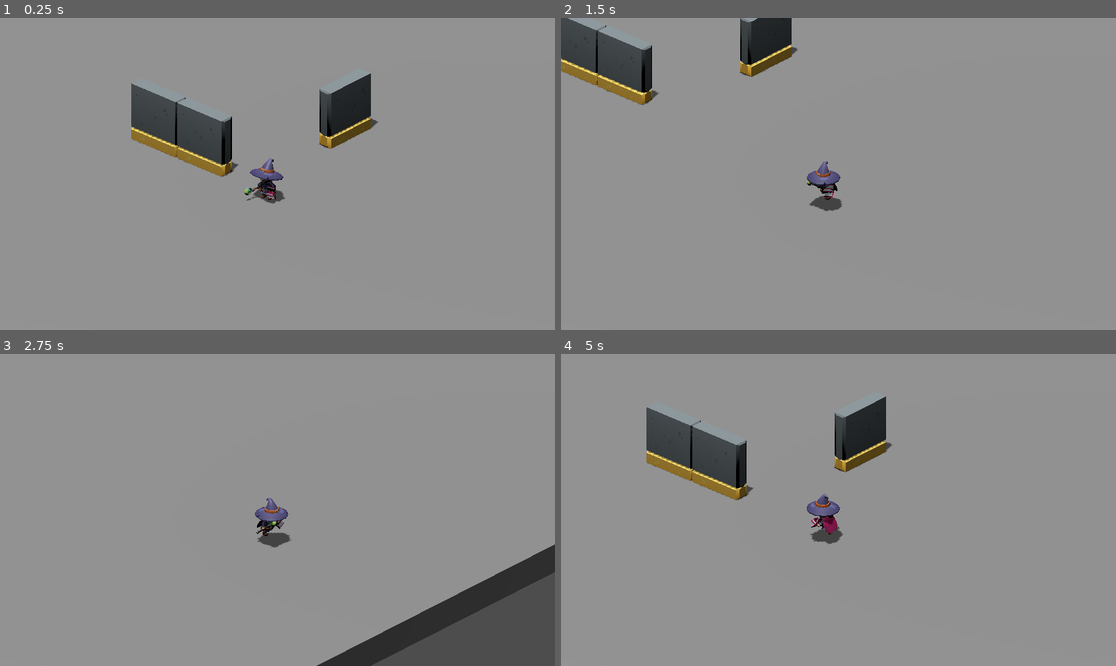
Above: before the commit, frames 1-4 (two rows, left to right).
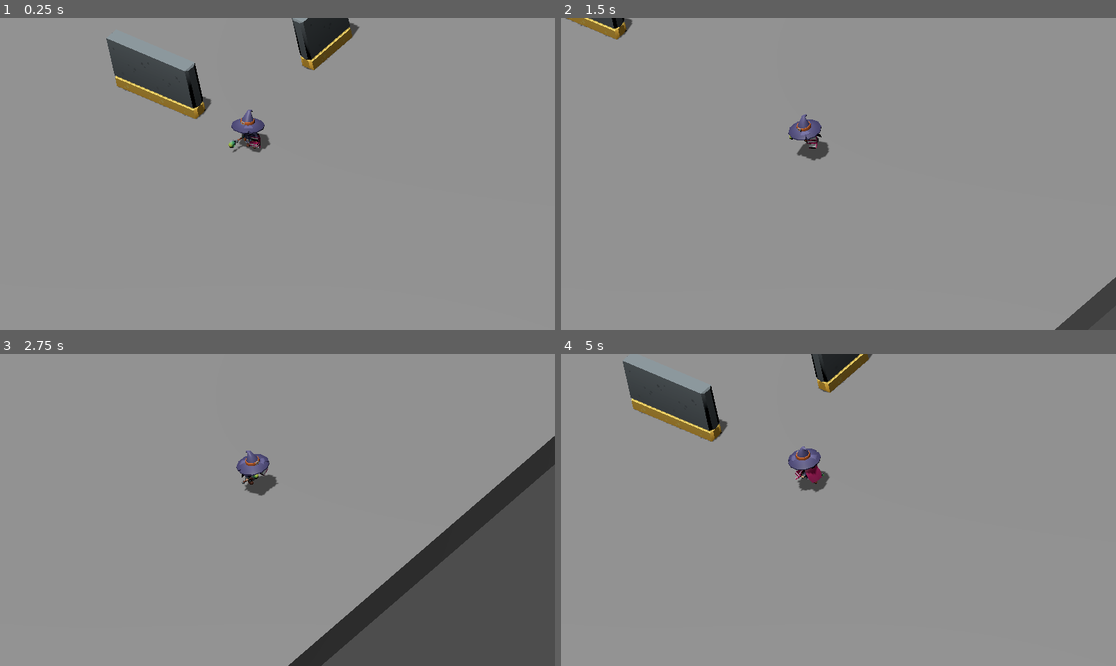
Above: after the commit, the same moments.

Repository: Domaeos/Duelag
Game: Godot game, scene res://main.tscn
Same seed, same stepped clock (60 frames per second), same inputs: the game is played once before the commit and once after it. The project has no main scene, so this scene is started directly.
Inputs:
- Up to frame 1 (0.25 s): no input
- Up to frame 2 (1.5 s): tap Enter at 0.5 s; hold Right (move_right) 0.53-1.28 s; hold Down (move_back) from 1.28 s (still down)
- Up to frame 3 (2.75 s): release Down (move_back) at 2.03 s; hold Right (move_right) from 2.03 s (still down)
- Up to frame 4 (5 s): release Right (move_right) at 2.78 s; hold Up (move_forward) 2.78-3.53 s; hold Left (move_left) from 3.53 s (still down)

The runs differ from the first frame. In frame 1, 9.2% of the frame differs, in the area x 19-69%, y 0-60%; in frame 2, 7.0%; in frame 3, 14%, in the area x 42-100%, y 26-100%; in frame 4, 9.1%.

Commit message:
Test dummy base

Diff:
--- /dev/null
+++ b/Assets/Effects/fire_1.tscn
@@ -0,0 +1,66 @@
+[gd_scene load_steps=10 format=3 uid="uid://d2p2k0520md7x"]
+
+[ext_resource type="Texture2D" uid="uid://bi4pnwiffe1h8" path="res://Assets/Effects/Fire/No_compressed/512/Fire_1_512-sheet.png" id="1_dxwkj"]
+
+[sub_resource type="AtlasTexture" id="AtlasTexture_irhoa"]
+atlas = ExtResource("1_dxwkj")
+region = Rect2(512, 0, 512, 512)
+
+[sub_resource type="AtlasTexture" id="AtlasTexture_yh4pb"]
+atlas = ExtResource("1_dxwkj")
+region = Rect2(0, 512, 512, 512)
+
+[sub_resource type="AtlasTexture" id="AtlasTexture_mqc0b"]
+atlas = ExtResource("1_dxwkj")
+region = Rect2(512, 512, 512, 512)
+
+[sub_resource type="AtlasTexture" id="AtlasTexture_3inu1"]
+atlas = ExtResource("1_dxwkj")
+region = Rect2(1024, 512, 512, 512)
+
+[sub_resource type="AtlasTexture" id="AtlasTexture_f7fom"]
+atlas = ExtResource("1_dxwkj")
+region = Rect2(1536, 512, 512, 512)
+
+[sub_resource type="AtlasTexture" id="AtlasTexture_qkoyq"]
+atlas = ExtResource("1_dxwkj")
+region = Rect2(0, 1024, 512, 512)
+
+[sub_resource type="AtlasTexture" id="AtlasTexture_blf17"]
+atlas = ExtResource("1_dxwkj")
+region = Rect2(512, 1024, 512, 512)
+
+[sub_resource type="SpriteFrames" id="SpriteFrames_qpx5f"]
+animations = [{
+"frames": [{
+"duration": 1.0,
+"texture": SubResource("AtlasTexture_irhoa")
+}, {
+"duration": 1.0,
+"texture": SubResource("AtlasTexture_yh4pb")
+}, {
+"duration": 1.0,
+"texture": SubResource("AtlasTexture_mqc0b")
+}, {
+"duration": 1.0,
+"texture": SubResource("AtlasTexture_3inu1")
+}, {
+"duration": 1.0,
+"texture": SubResource("AtlasTexture_f7fom")
+}, {
+"duration": 1.0,
+"texture": SubResource("AtlasTexture_qkoyq")
+}, {
+"duration": 1.0,
+"texture": SubResource("AtlasTexture_blf17")
+}],
+"loop": true,
+"name": &"default",
+"speed": 15.0
+}]
+
+[node name="Fire_1" type="CanvasLayer"]
+
+[node name="AnimatedSprite2D" type="AnimatedSprite2D" parent="."]
+sprite_frames = SubResource("SpriteFrames_qpx5f")
+frame_progress = 0.528684
--- /dev/null
+++ b/Assets/Effects/practise_dummy.tscn
@@ -0,0 +1,16 @@
+[gd_scene load_steps=3 format=3 uid="uid://c6hx242pvwdul"]
+
+[ext_resource type="PackedScene" uid="uid://b7sa1q3imd8un" path="res://gltf/Dummy_Base.gltf" id="1_c6gqd"]
+
+[sub_resource type="BoxShape3D" id="BoxShape3D_a18nm"]
+size = Vector3(1, 2.5, 1)
+
+[node name="PractiseDummy" type="CharacterBody3D"]
+
+[node name="Pivot" type="Node3D" parent="."]
+
+[node name="Dummy_Base2" parent="Pivot" instance=ExtResource("1_c6gqd")]
+
+[node name="CollisionShape3D" type="CollisionShape3D" parent="."]
+transform = Transform3D(1, 0, 0, 0, 1, 0, 0, 0, 1, 0, 1.25, 0)
+shape = SubResource("BoxShape3D_a18nm")
--- a/main.tscn
+++ b/main.tscn
@@ -1,8 +1,9 @@
-[gd_scene load_steps=4 format=3 uid="uid://bg4mt5wcee8s8"]
+[gd_scene load_steps=5 format=3 uid="uid://bg4mt5wcee8s8"]
 
 [ext_resource type="PackedScene" uid="uid://de3ijvmumhh4o" path="res://ground.tscn" id="1_ttete"]
 [ext_resource type="PackedScene" uid="uid://cgw7amrpssd5e" path="res://player.tscn" id="2_m7wmo"]
 [ext_resource type="PackedScene" uid="uid://c3c8r12yj5toq" path="res://gltf/Wall.gltf" id="3_8vjgg"]
+[ext_resource type="PackedScene" uid="uid://c6hx242pvwdul" path="res://Assets/Effects/practise_dummy.tscn" id="4_i3m74"]
 
 [node name="Main" type="Node"]
 
@@ -18,7 +19,7 @@
 floor_constant_speed = true
 
 [node name="CameraPivot" type="Marker3D" parent="Player"]
-transform = Transform3D(0.540372, 0.251607, 0.802927, 0, 0.954246, -0.299024, -0.841426, 0.161584, 0.515648, 11.8473, -3, 17)
+transform = Transform3D(0.540372, 0.251607, 0.802927, -0.217777, 0.963552, -0.155376, -0.812755, -0.0908989, 0.575471, 11.8473, -3, 17)
 
 [node name="Camera3D" type="Camera3D" parent="Player/CameraPivot"]
 transform = Transform3D(0.965926, 0.119913, -0.229364, 0.0773931, 0.711827, 0.698077, 0.246977, -0.692042, 0.678292, -0.123483, 25.2866, 6.19869)
@@ -31,7 +32,10 @@
 transform = Transform3D(1, 0, 0, 0, 1, 0, 0, 0, 2, -10, -0.5, -0.682)
 
 [node name="Wall2" parent="." instance=ExtResource("3_8vjgg")]
-transform = Transform3D(1, 0, 0, 0, 1, 0, 0, 0, 2, -6, -0.5, -0.682)
+transform = Transform3D(1, 0, 0, 0, 1, 0, 0, 0, 2, -7, -0.5, -0.682)
 
 [node name="Wall3" parent="." instance=ExtResource("3_8vjgg")]
 transform = Transform3D(-4.37114e-08, 0, 2, 0, 1, 0, -1, 0, -8.74228e-08, -2, -0.5, -9.682)
+
+[node name="PractiseDummy" parent="." instance=ExtResource("4_i3m74")]
+transform = Transform3D(1, 0, 0, 0, 1, 0, 0, 0, 1, -11, 0, -12)
Binary file added: Assets/Effects/Fire/Compressed/128/Fire_1_128-comp_sheet.png
Not shown, added: Assets/Effects/Fire/Compressed/128/Fire_1_128-comp_sheet.png.import
Binary file added: Assets/Effects/Fire/Compressed/128/Fire_2_128-comp_sheet.png
Not shown, added: Assets/Effects/Fire/Compressed/128/Fire_2_128-comp_sheet.png.import
Binary file added: Assets/Effects/Fire/Compressed/128/Fire_3_128-comp_sheet.png
Not shown, added: Assets/Effects/Fire/Compressed/128/Fire_3_128-comp_sheet.png.import
Binary file added: Assets/Effects/Fire/Compressed/256/Fire_1_256-comp_sheet.png
Not shown, added: Assets/Effects/Fire/Compressed/256/Fire_1_256-comp_sheet.png.import
Binary file added: Assets/Effects/Fire/Compressed/256/Fire_2_256-comp_sheet.png
Not shown, added: Assets/Effects/Fire/Compressed/256/Fire_2_256-comp_sheet.png.import
Binary file added: Assets/Effects/Fire/Compressed/256/Fire_3_256-comp_sheet.png
Not shown, added: Assets/Effects/Fire/Compressed/256/Fire_3_256-comp_sheet.png.import
(and 71 more such lines)
